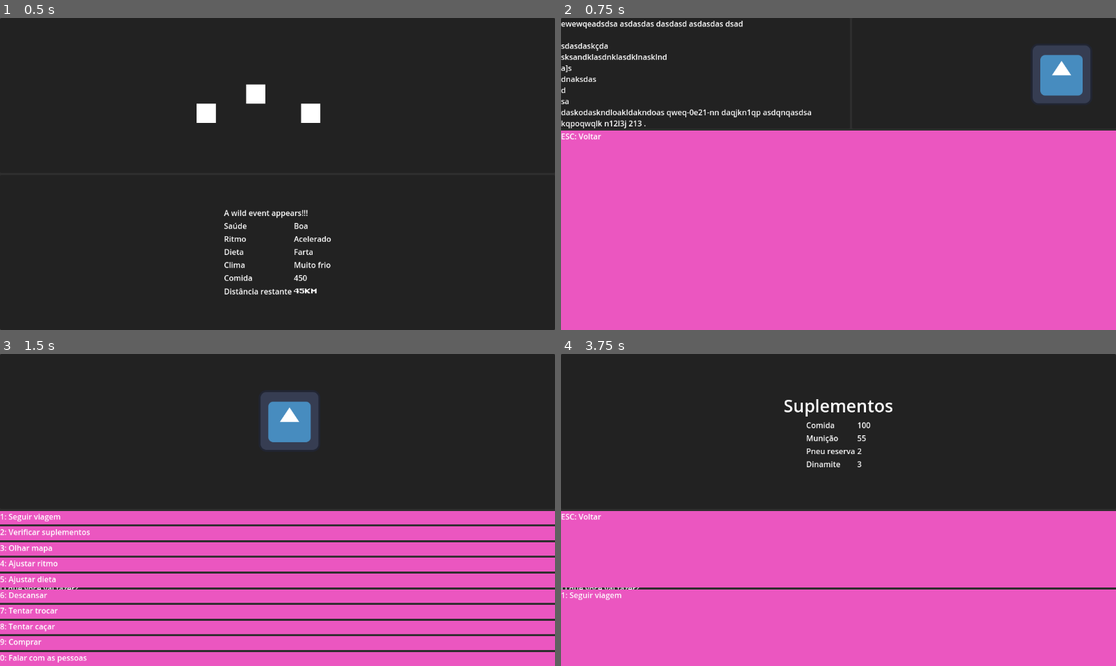
Above: before the commit, frames 1-4 (two rows, left to right).
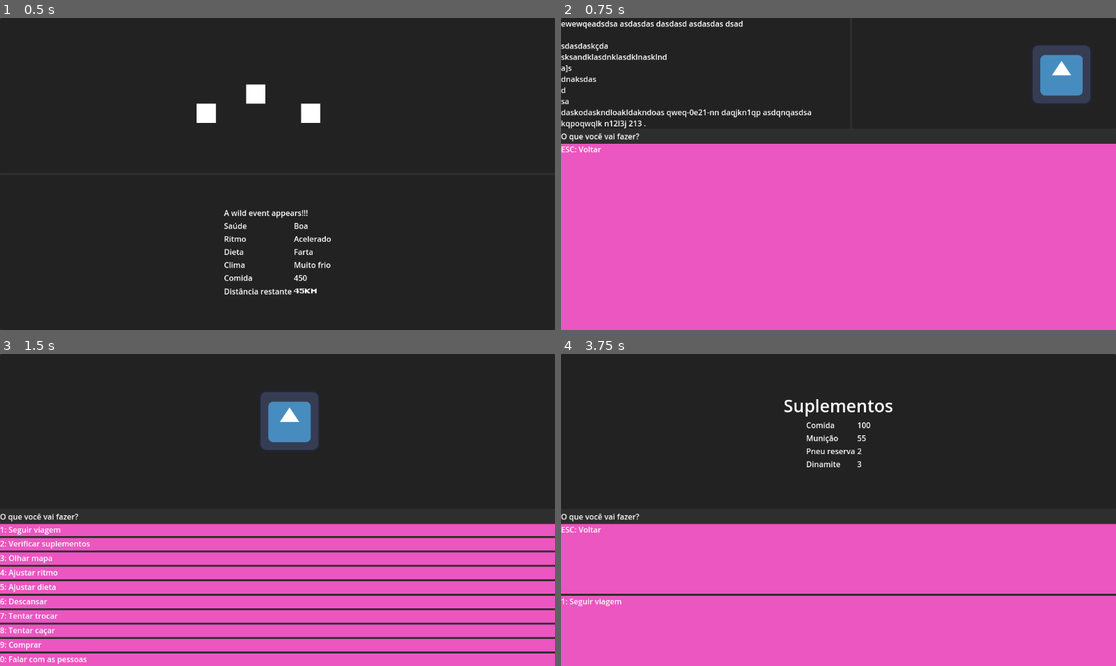
Above: after the commit, the same moments.

Repository: gabrielgomes94/oregon-trailer-clone
Game: Godot game, scene res://main.tscn
Same seed, same stepped clock (60 frames per second), same inputs: the game is played once before the commit and once after it. The engine's default icon, where the game draws it, is replaced by a stand-in: a white triangle on a blue panel in a dark square.
Inputs:
- Up to frame 1 (0.5 s): no input
- Up to frame 2 (0.75 s): tap Enter (SwitchScreen) at 0.5 s; tap 0 (0) at 0.6 s
- Up to frame 3 (1.5 s): tap 1 (1) at 0.8 s; click "ESC: Voltar" at 1.25 s
- Up to frame 4 (3.75 s): click "1: Seguir viagem" at 2 s; tap Space at 2.75 s; tap 1 (1) at 2.85 s; tap 2 (2) at 3.05, 3.6 s; tap Enter (SwitchScreen) at 3.5 s

Frame 1 is identical in both runs. In frame 2, 4.3% of the frame differs, in the area x 0-100%, y 36-44%; in frame 3, 18%, in the area x 0-100%, y 50-100%; in frame 4, 5.8%.

Commit message:
fix players action options

Diff:
--- a/game/options/options.gd
+++ b/game/options/options.gd
@@ -76,6 +76,10 @@
 
 static func pace_selector_screen_list() -> Dictionary:
 	return {
+		'ESC': {
+			'id': 'BACK',
+			'name': 'Voltar'
+		},
 		1: {
 			'id': 'PACE_100',
 			'name': 'Ritmo tranquilo'
@@ -93,6 +97,10 @@
 
 static func diet_selector_screen_list() -> Dictionary:
 	return {
+		'ESC': {
+			'id': 'BACK',
+			'name': 'Voltar'
+		},
 		1: {
 			'id': 'DIET_100',
 			'name': 'Dieta farta'
--- a/main.tscn
+++ b/main.tscn
@@ -15,7 +15,6 @@
 [ext_resource type="PackedScene" uid="uid://rcd8gogm4c3g" path="res://ui/screens/dialog_screen/dialog_screen.tscn" id="13_474tm"]
 [ext_resource type="PackedScene" uid="uid://b1x0fngdkruxc" path="res://game/options/option_template.tscn" id="13_opjh1"]
 [ext_resource type="Script" path="res://game/options/options.gd" id="14_jp6gf"]
-[ext_resource type="Script" path="res://ui/screens/dialog_screen/ui_dialog_chat_screen.gd" id="16_owomr"]
 
 [node name="Main" type="Node"]
 script = ExtResource("1_vbgld")
@@ -90,7 +89,6 @@
 [node name="DialogScreen" parent="Screens" node_paths=PackedStringArray("actions") instance=ExtResource("13_474tm")]
 visible = false
 layout_mode = 1
-script = ExtResource("16_owomr")
 option_template = ExtResource("13_opjh1")
 options = ExtResource("14_jp6gf")
 actions = NodePath("../../Game/Actions")
--- a/ui/containers/action_box_container.tscn
+++ b/ui/containers/action_box_container.tscn
@@ -1,6 +1,8 @@
 [gd_scene format=3 uid="uid://dommrjvc0hmfa"]
 
-[node name="ActionsBoxContainer" type="MarginContainer"]
+[node name="ActionsBoxContainer" type="VBoxContainer"]
+offset_right = 163.0
+offset_bottom = 27.0
 scale = Vector2(0.976744, 0.941176)
 size_flags_horizontal = 3
 size_flags_vertical = 3
Not shown: 1 places in main.tscn that only renumber resources
